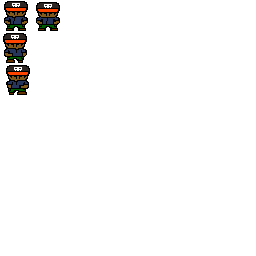
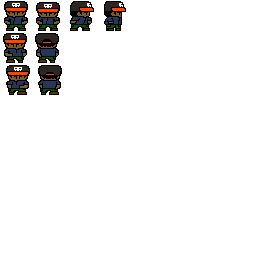
Layers edited between the first and the second 256x256 image:
added layer "tao walk up 2" above "tao walk up 1" over (38, 65, 62, 95)
added layer "tao walk up 1" above "tao walk down 2" over (35, 33, 59, 63)
added layer "tao walk right 2" above "tao walk right 1" over (104, 1, 126, 31)
added layer "tao walk right 1" above "tao standing 1" over (70, 1, 94, 31)
